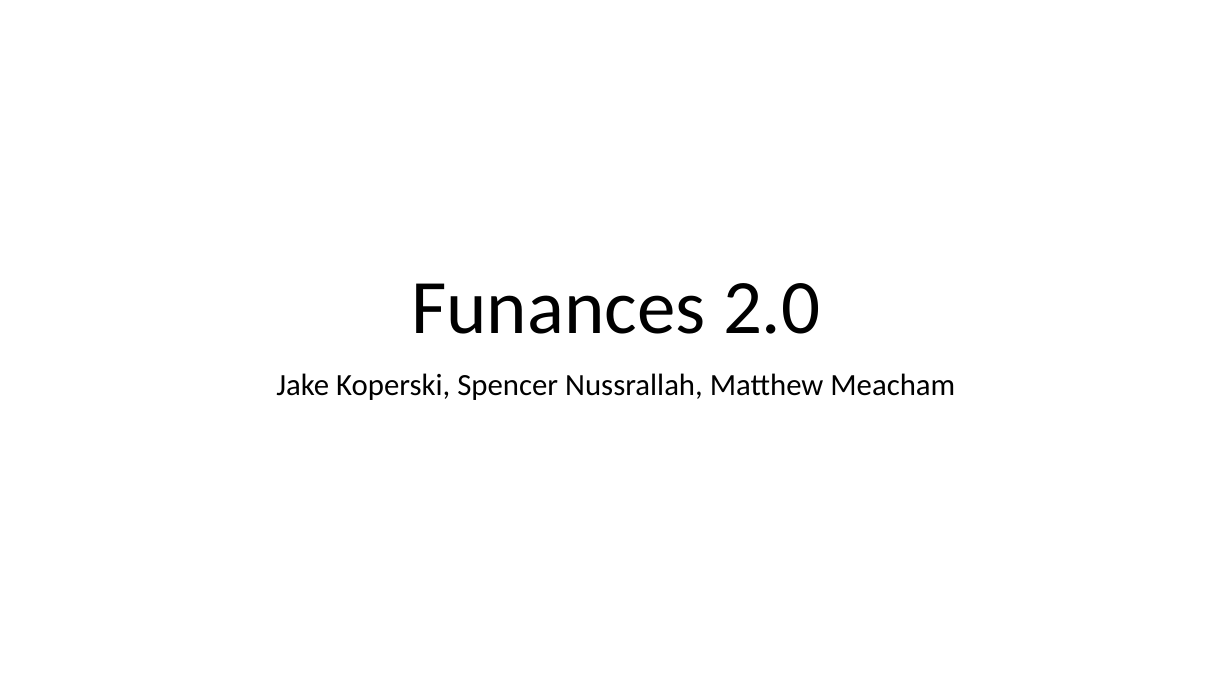
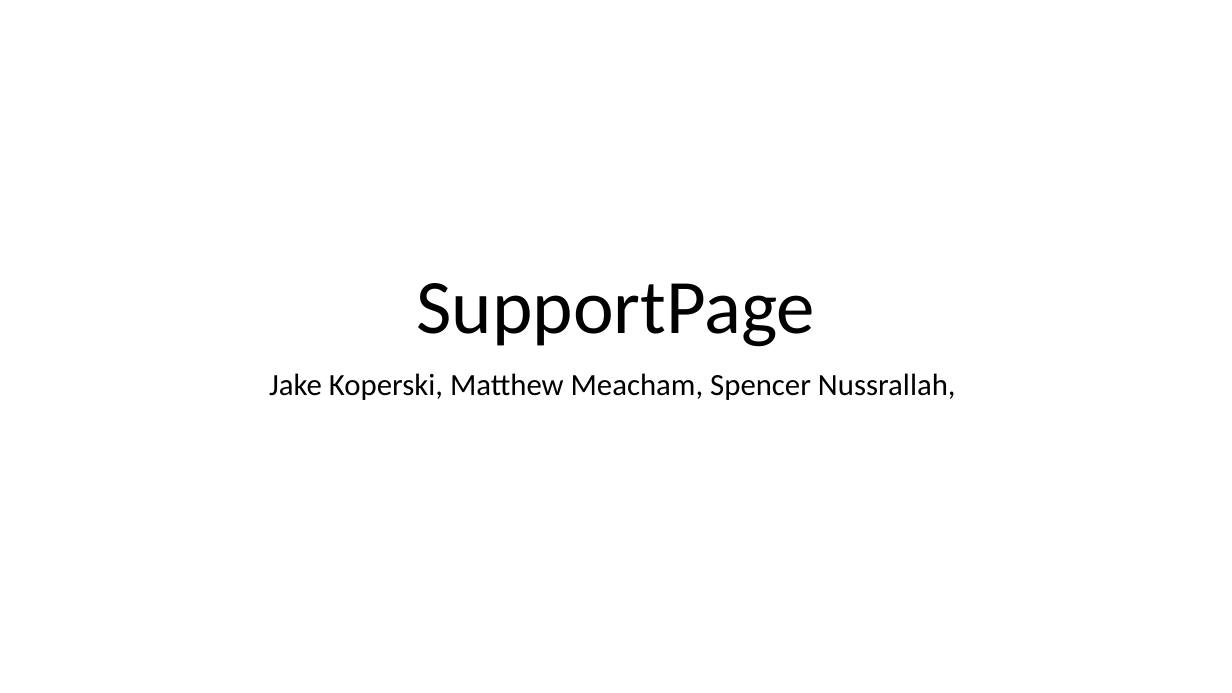
Before and after one commit to gayanala/Group13, a slide deck: slide 1 of Presentation/CSGHackathon.pptx. Drawn at 1232x693 pixels with LibreOffice and Linux fonts; fonts in the diff are those of the drawing. Boxes give left, top, right and bottom in pixels: in the first picture for what was removed or moved away, otherwise in the second. Text is boxed around its words. In the diff, an @@ line names an element or a change of style, - is before the commit and + after.

Commit message:
Presentation Updates

```diff
--- a/Presentation/CSGHackathon.pptx
+++ b/Presentation/CSGHackathon.pptx
@@ title at box(417, 283, 816, 347): text changed @@
-Funances 2.0
+SupportPage
@@ subtitle at box(269, 373, 956, 400): text changed @@
-Jake Koperski, Spencer Nussrallah, Matthew Meacham
+Jake Koperski, Matthew Meacham, Spencer Nussrallah,
```
Also in this commit, not shown: 2 other slides changed, 4 slides added, 1 slide removed.
